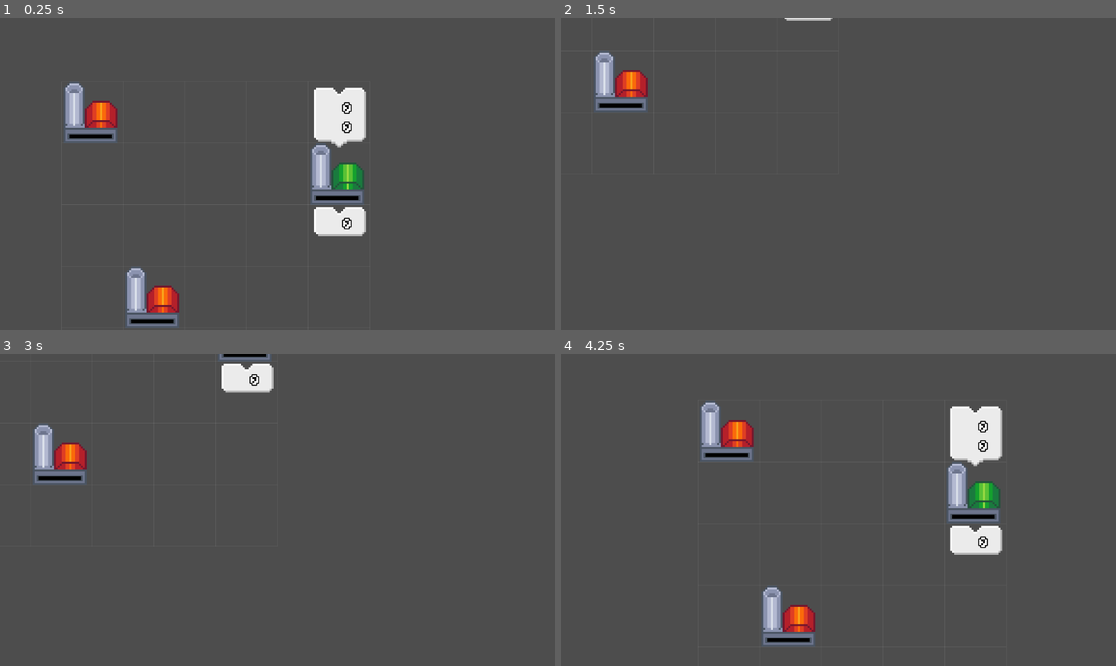
Above: before the commit, frames 1-4 (two rows, left to right).
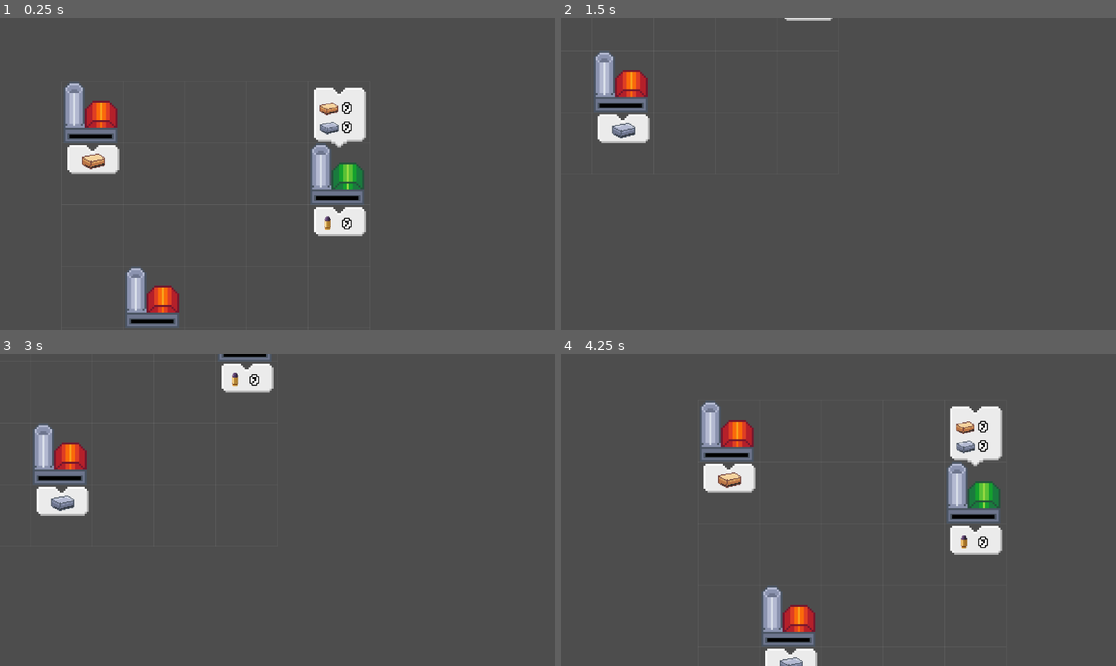
Above: after the commit, the same moments.

Repository: ZimtSnad/nauvis-enjoyers-bit-festival-2025
Game: Godot game, scene res://main.tscn
The game is run twice, just before and just after one commit, with the same random seed, the same clock (stepped at 60 frames per second) and the same inputs.
Inputs (mouse positions are in pixels of both pictures, inside the frame that each line leads up to):
- Up to frame 1 (0.25 s): no input
- Up to frame 2 (1.5 s): move the mouse to (960, 158) at 0.52 s; hold D (right) 0.53-1.28 s; click (960, 158) at 0.67 s; move the mouse to (727, 189) at 1.27 s; hold S (down) from 1.28 s (still down)
- Up to frame 3 (3 s): tap Enter at 2 s; move the mouse to (333, 441) at 2.02 s; release S (down) at 2.03 s; hold D (right) 2.03-2.78 s; tap Space at 2.75 s; move the mouse to (249, 572) at 2.77 s; hold W (up) from 2.78 s (still down); click (249, 572) at 2.92 s
- Up to frame 4 (4.25 s): move the mouse to (1005, 556) at 3.52 s; release W (up) at 3.53 s; hold A (left) from 3.53 s (still down)

The runs differ from the first frame. In frame 1, 1.1% of the frame differs, in the area x 12-62%, y 27-68%; in frame 2, 0.8%; in frame 3, 0.9%; in frame 4, 1.6%, in the area x 25-75%, y 21-100%.

Commit message:
mily commit

Diff:
--- a/main.tscn
+++ b/main.tscn
@@ -1,9 +1,12 @@
-[gd_scene load_steps=7 format=3 uid="uid://6bqxax7ksi6a"]
+[gd_scene load_steps=10 format=3 uid="uid://6bqxax7ksi6a"]
 
 [ext_resource type="PackedScene" uid="uid://c434tec7m0enm" path="res://scenes/generator.tscn" id="1_lquwl"]
 [ext_resource type="PackedScene" uid="uid://56yqfxdkyu6l" path="res://scenes/2_to_1_crafter.tscn" id="2_7mycd"]
+[ext_resource type="Texture2D" uid="uid://evl5kcwens5j" path="res://assets/sprites/Copper.png" id="2_272bh"]
 [ext_resource type="Script" uid="uid://deb0ftu6wifoa" path="res://scripts/GridManager.gd" id="3_272bh"]
 [ext_resource type="Script" uid="uid://chytpah4f07qp" path="res://scripts/GridDrawer.gd" id="4_5vw27"]
+[ext_resource type="Texture2D" uid="uid://bip1u1a0l7rnb" path="res://assets/sprites/Iron.png" id="4_kek77"]
+[ext_resource type="Texture2D" uid="uid://qlvlyqk6tnxw" path="res://assets/sprites/Bullet_Normal_Void.png" id="5_4c57u"]
 [ext_resource type="Script" uid="uid://g5vwv3yvhb5w" path="res://scripts/BeaconManager.gd" id="5_kek77"]
 [ext_resource type="PackedScene" uid="uid://dkwoktkvppq71" path="res://scenes/player.tscn" id="6_7mycd"]
 
@@ -11,16 +14,21 @@
 
 [node name="Generator" parent="." node_paths=PackedStringArray("beacon_manager") instance=ExtResource("1_lquwl")]
 beacon_manager = NodePath("../BeaconManager")
+output_material_sprite = ExtResource("2_272bh")
 
 [node name="2to1crafter" parent="." node_paths=PackedStringArray("first_generator", "second_generator", "beacon_manager") instance=ExtResource("2_7mycd")]
 position = Vector2(512, 128)
 first_generator = NodePath("../Generator")
 second_generator = NodePath("../Generator2")
 beacon_manager = NodePath("../BeaconManager")
+item1_sprite = ExtResource("2_272bh")
+item2_sprite = ExtResource("4_kek77")
+item_output_sprite = ExtResource("5_4c57u")
 
 [node name="Generator2" parent="." node_paths=PackedStringArray("beacon_manager") instance=ExtResource("1_lquwl")]
 position = Vector2(128, 384)
 beacon_manager = NodePath("../BeaconManager")
+output_material_sprite = ExtResource("4_kek77")
 
 [node name="GridManager" type="Node2D" parent="."]
 script = ExtResource("3_272bh")
--- a/scenes/2_to_1_crafter.tscn
+++ b/scenes/2_to_1_crafter.tscn
@@ -121,6 +121,14 @@
 label_settings = ExtResource("2_rsks8")
 metadata/_edit_use_anchors_ = true
 
+[node name="Second sprite" type="Sprite2D" parent="gui/Top cloud"]
+position = Vector2(-5.5, 6.0000005)
+scale = Vector2(0.4, 0.4)
+
+[node name="First sprite" type="Sprite2D" parent="gui/Top cloud"]
+position = Vector2(-5.75, -4)
+scale = Vector2(0.4, 0.4)
+
 [node name="Bot cloud" type="Sprite2D" parent="gui"]
 position = Vector2(64, 192)
 scale = Vector2(4, 4)
@@ -134,6 +142,10 @@
 scale = Vector2(0.25, 0.25)
 text = "10"
 label_settings = ExtResource("2_rsks8")
+
+[node name="Output sprite" type="Sprite2D" parent="gui/Bot cloud"]
+position = Vector2(-5.9999995, -6.4999995)
+scale = Vector2(0.4, 0.4)
 
 [node name="Building sprite" type="Sprite2D" parent="."]
 position = Vector2(64, 64)
--- a/scenes/generator.tscn
+++ b/scenes/generator.tscn
@@ -1,9 +1,10 @@
-[gd_scene load_steps=8 format=3 uid="uid://c434tec7m0enm"]
+[gd_scene load_steps=9 format=3 uid="uid://c434tec7m0enm"]
 
-[ext_resource type="Texture2D" uid="uid://dnbi688lefctw" path="res://assets/sprites/factory1.png" id="1_5yxne"]
+[ext_resource type="Texture2D" uid="uid://bhey7rwphpknp" path="res://assets/sprites/factory1.png" id="1_5yxne"]
 [ext_resource type="Script" uid="uid://dcme4fiadacvh" path="res://scripts/generator.gd" id="1_w5vnv"]
 [ext_resource type="LabelSettings" uid="uid://dnub4tguh08yg" path="res://assets/fonts/pixel font.tres" id="3_ef8yp"]
 [ext_resource type="PackedScene" uid="uid://bg1d0b3cma3vm" path="res://scenes/Slider.tscn" id="4_rqoq6"]
+[ext_resource type="Texture2D" uid="uid://cdjgarrfe0qnr" path="res://assets/GUI/Input_materials_gui_single.png" id="5_kgmdj"]
 
 [sub_resource type="Animation" id="Animation_rqoq6"]
 length = 0.001
@@ -124,4 +125,15 @@
 autoplay = "new_animation"
 speed_scale = 4.0
 
+[node name="InputMaterialsGuiSingle" type="Sprite2D" parent="."]
+position = Vector2(64, 192)
+scale = Vector2(4, 4)
+texture = ExtResource("5_kgmdj")
+
+[node name="outputMaterialSpriteHolder" type="Node2D" parent="InputMaterialsGuiSingle"]
+position = Vector2(0, -6.5)
+
+[node name="Sprite" type="Sprite2D" parent="InputMaterialsGuiSingle/outputMaterialSpriteHolder"]
+scale = Vector2(0.5, 0.5)
+
 [connection signal="timeout" from="Timer" to="." method="_on_resource_timer_timeout"]
--- a/scripts/2_to_1_crafter.gd
+++ b/scripts/2_to_1_crafter.gd
@@ -14,6 +14,14 @@
 @onready var building_animator = $"Building animation"
 @onready var progress_bar = $"Building sprite/HSlider"
 
+@export var item1_sprite: Texture
+@export var item2_sprite: Texture
+@export var item_output_sprite: Texture
+
+@onready var item1_holder = $"gui/Top cloud/First sprite"
+@onready var item2_holder = $"gui/Top cloud/Second sprite"
+@onready var output_holder = $"gui/Bot cloud/Output sprite"
+
 var first_counter = 0
 var second_counter = 0
 var output_counter = 0
@@ -23,6 +31,10 @@
 
 # Called when the node enters the scene tree for the first time.
 func _ready() -> void:
+	item1_holder.texture = item1_sprite
+	item2_holder.texture = item2_sprite
+	output_holder.texture = item_output_sprite
+
 	building_animator.speed_scale = 0
 	first_generator.increase_nodes()
 	second_generator.increase_nodes()
@@ -43,7 +55,6 @@
 func _process(delta: float) -> void:
 
 	if not timer.is_stopped():
-		print(timer)
 		progress_bar.value = ((timer.wait_time - timer.time_left) / timer.wait_time) * 100.0
 	else:
 		progress_bar.value = 0
--- a/scripts/BeaconManager.gd
+++ b/scripts/BeaconManager.gd
@@ -4,7 +4,6 @@
 @export var grid: GridManager
 @export var beacon_limit: int
 @export var total_time = 1.0
-# Called when the node enters the scene tree for the first time.
 
 
 @export var beacon_scene = preload("res://scenes/beacon.tscn")
@@ -16,6 +15,7 @@
 var time_modfier_matrix := []
 
 func _ready():
+
 	for y in range(grid.grid_size[0]):
 		var row := []
 		var row2 := []
--- a/scripts/generator.gd
+++ b/scripts/generator.gd
@@ -5,6 +5,12 @@
 @export var beacon_manager: Node2D
 @onready var building_animator = $AnimationPlayer
 @onready var progress_bar = $"Building sprite/HSlider"
+
+@export var output_material_sprite: Texture
+@onready var output_sprite_holder = $InputMaterialsGuiSingle/outputMaterialSpriteHolder/Sprite
+
+
+
 var nodes_connected = 0
 var resource_count = 0
 var can_take = false
@@ -18,6 +24,7 @@
 
 # Called when the node enters the scene tree for the first time.
 func _ready() -> void:
+	output_sprite_holder.texture = output_material_sprite
 	building_animator.speed_scale = 0
 	pass # Replace with function body.
 
Not shown: 1 places in scenes/2_to_1_crafter.tscn that only renumber resources
